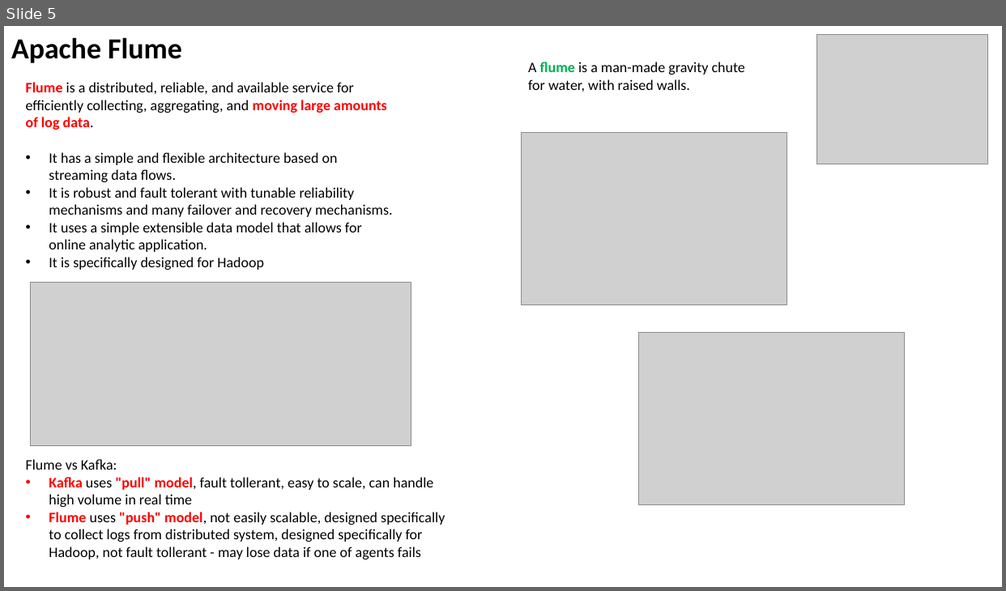
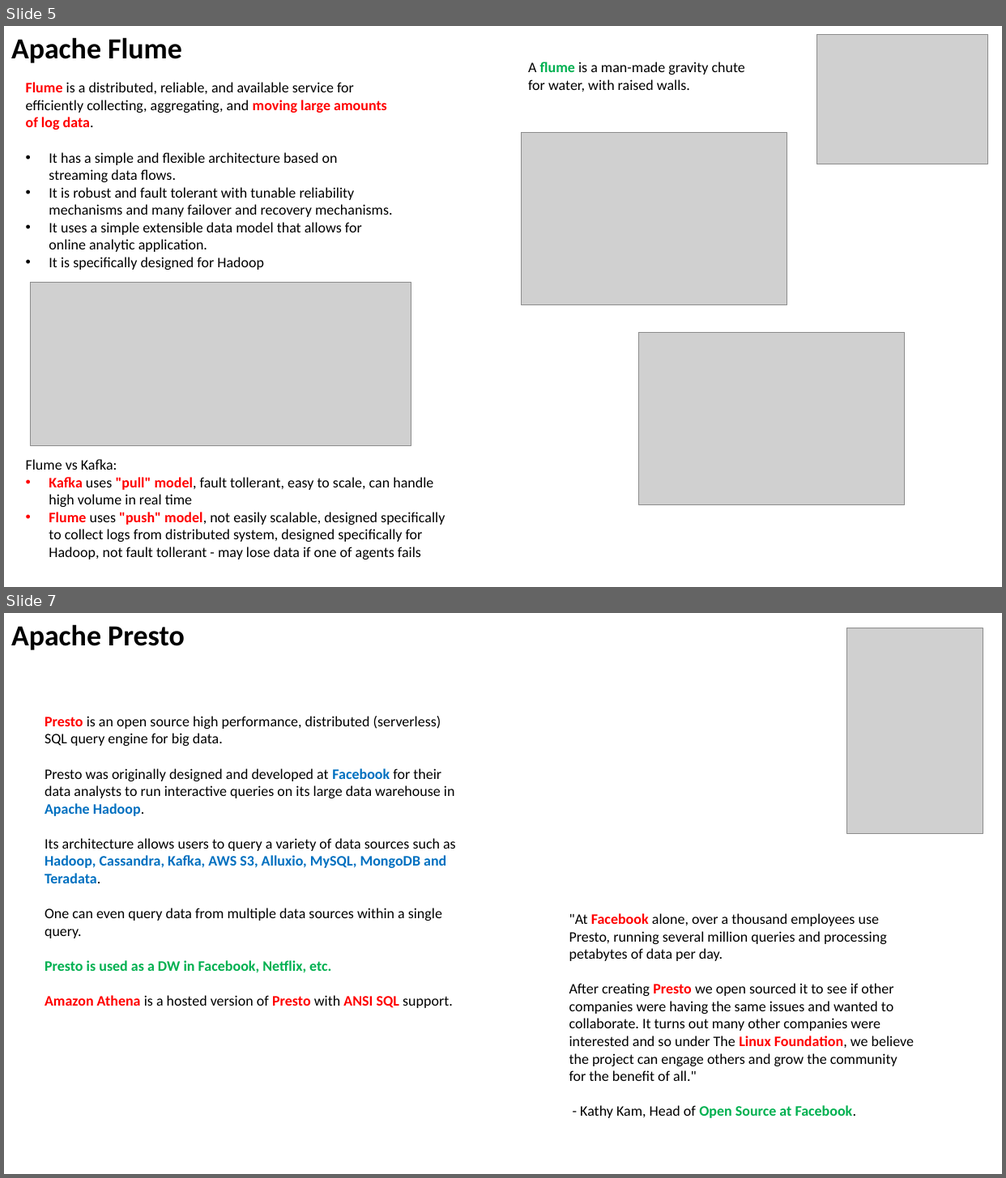
Before and after one commit to lselector/data_architect, a slide deck: DA_13_miscellaneous.pptx. Shown one above the other, each under a label of ours: slide 5 before the commit, slides 5 and 7 after it; the slides between them are not shown. The pictures are 1006x591 and 1006x1178 pixels, drawn with LibreOffice and Linux fonts; fonts in the diff are those of the drawing; grey boxes stand for pictures. Boxes give left, top, right and bottom in pixels: in the first picture for what was removed or moved away, otherwise in the second. Text is boxed around its words. In the diff, an @@ line names an element or a change of style, - is before the commit and + after.

```diff
--- a/DA_13_miscellaneous.pptx
+++ b/DA_13_miscellaneous.pptx
@@ slide 7 added at (4,613,1002,1174), background #FFFFFF @@
@@ text added at (11,624,185,650), 28 pt, text #000000, bold @@
+Apache Presto
@@ picture added at (847,628,983,834) @@
@@ text added at (44,716,456,1008), 14 pt, text #000000 @@
+Presto is an open source high performance, distributed (serverless) SQL query engine for big data.
+Presto was originally designed and developed at Facebook for their data analysts to run interactive queries on its large data warehouse in Apache Hadoop.
+Its architecture allows users to query a variety of data sources such as Hadoop, Cassandra, Kafka, AWS S3, Alluxio, MySQL, MongoDB and Teradata.
+One can even query data from multiple data sources within a single query.
+Presto is used as a DW in Facebook, Netflix, etc.
+Amazon Athena is a hosted version of Presto with ANSI SQL support.
@@ text added at (569,914,914,1118), 14 pt, text #000000 @@
+"At Facebook alone, over a thousand employees use Presto, running several million queries and processing petabytes of data per day.
+After creating Presto we open sourced it to see if other companies were having the same issues and wanted to collaborate. It turns out many other companies were interested and so under The Linux Foundation, we believe the project can engage others and grow the community for the benefit of all."
+- Kathy Kam, Head of Open Source at Facebook.
```
Also in this commit, not shown: 1 slide changed.
